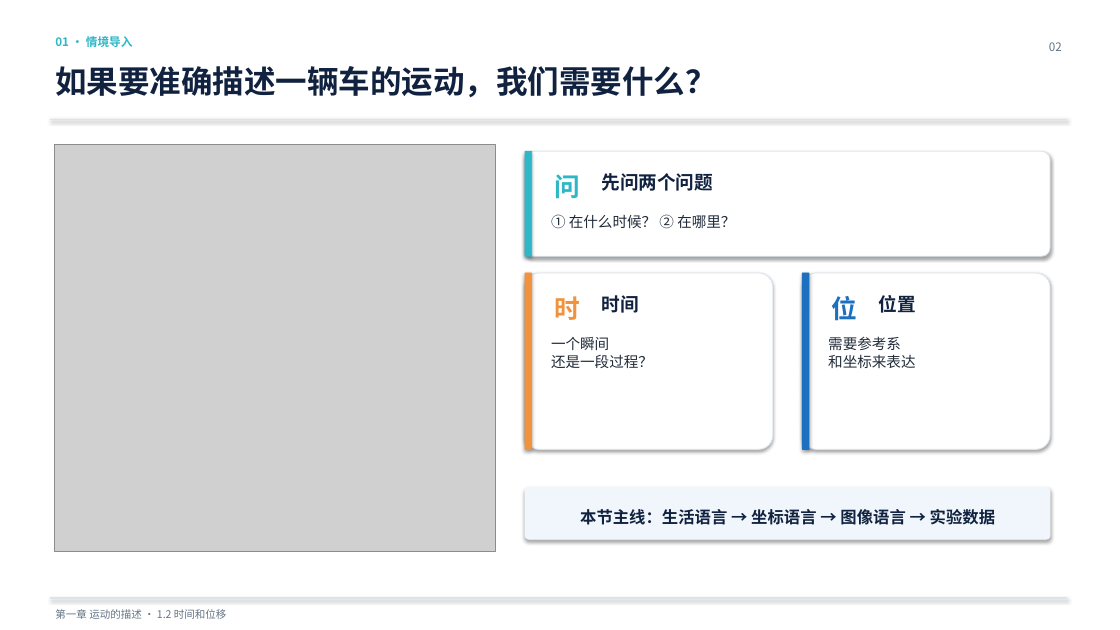
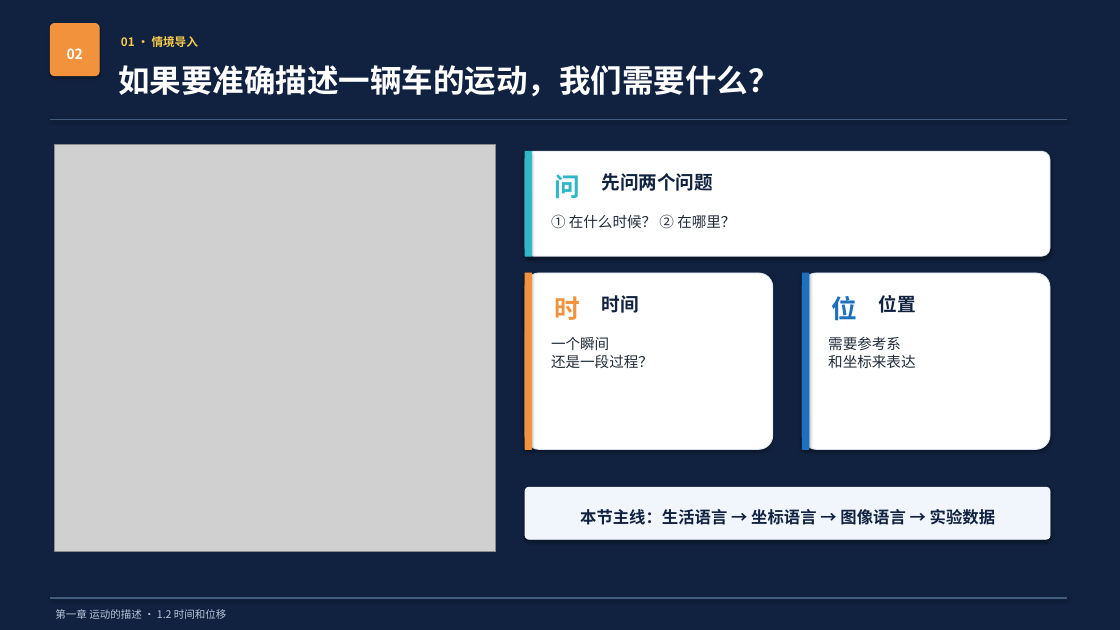
Before and after one commit to sanxFlower/physics, a slide deck: slide 2 of 高中物理/光谷二高/26级-高一/1.2 时间位移/1.2时间位移_开学第一课.pptx. Drawn at 1120x630 pixels with LibreOffice and Linux fonts; fonts in the diff are those of the drawing; grey boxes stand for pictures. Boxes give left, top, right and bottom in pixels: in the first picture for what was removed or moved away, otherwise in the second. Text is boxed around its words. In the diff, an @@ line names an element or a change of style, - is before the commit and + after.

```diff
--- a/高中物理/光谷二高/26级-高一/1.2 时间位移/1.2时间位移_开学第一课.pptx
+++ b/高中物理/光谷二高/26级-高一/1.2 时间位移/1.2时间位移_开学第一课.pptx
@@ background #FFFFFF to #112240 @@
@@ rounded rectangle added at <box>50,24,99,76</box>, fill #F2923D, outline #F2923D 0.75 pt @@
@@ text "01 · 情境导入": place and size @@
-text "01 · 情境导入" at <box>55,36,133,47</box>
+text "01 · 情境导入" at <box>121,36,199,47</box>
@@ text "01 · 情境导入" at <box>121,36,199,47</box>: text colour #2DB7C7 to #F7CB4A @@
@@ text "02": place and size @@
-text "02" at <box>1049,42,1062,51</box>
+text "02" at <box>67,48,83,59</box>
@@ text "02" at <box>67,48,83,59</box>: size 10 to 12 pt, text colour #647485 to #FFFFFF, bold on; alignment right to centre @@
@@ text "如果要准确描述一辆车的运动，我们需要什么？": place and size @@
-text "如果要准确描述一辆车的运动，我们需要什么？" at <box>55,66,717,97</box>
+text "如果要准确描述一辆车的运动，我们需要什么？" at <box>118,65,780,96</box>
@@ text "如果要准确描述一辆车的运动，我们需要什么？" at <box>118,65,780,96</box>: text colour #112240 to #FFFFFF @@
@@ line (50, 119) - (1067, 119): stroke #DAE4EE 1 pt to #435D80 1 pt @@
@@ line (50, 598) - (1067, 598): stroke #DAE4EE 1 pt to #435D80 1 pt @@
@@ text "第一章 运动的描述 · 1.2 时间和位移" at <box>55,609,227,619</box>: text colour #647485 to #B4C5D7 @@
```
Also in this commit, not shown: 19 other slides changed, 8 other files.
